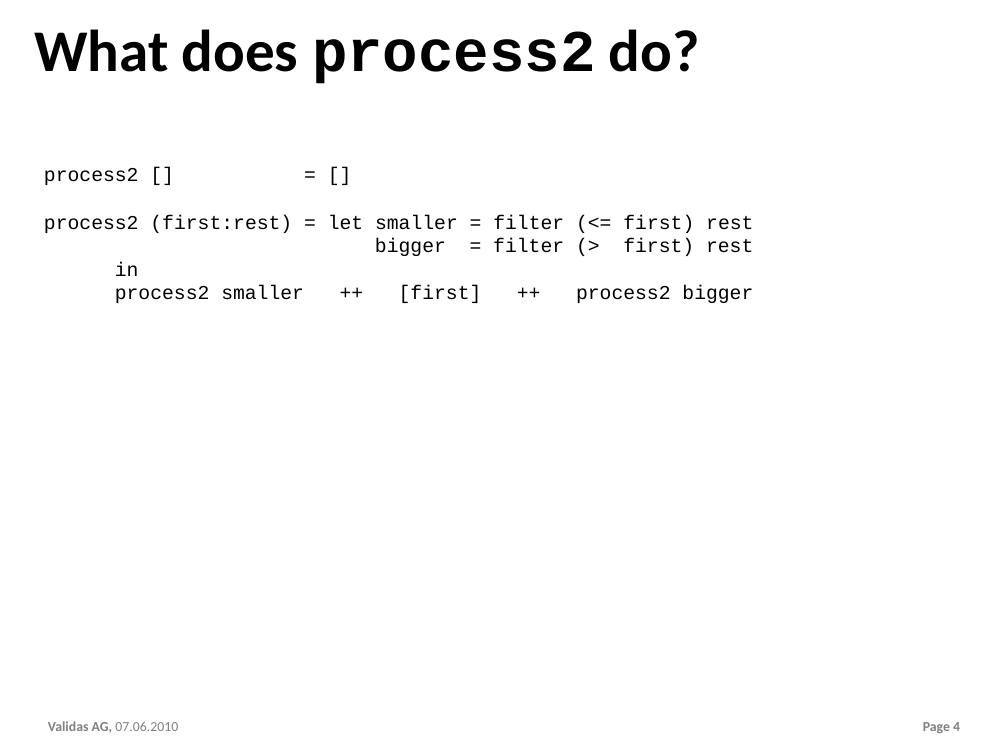
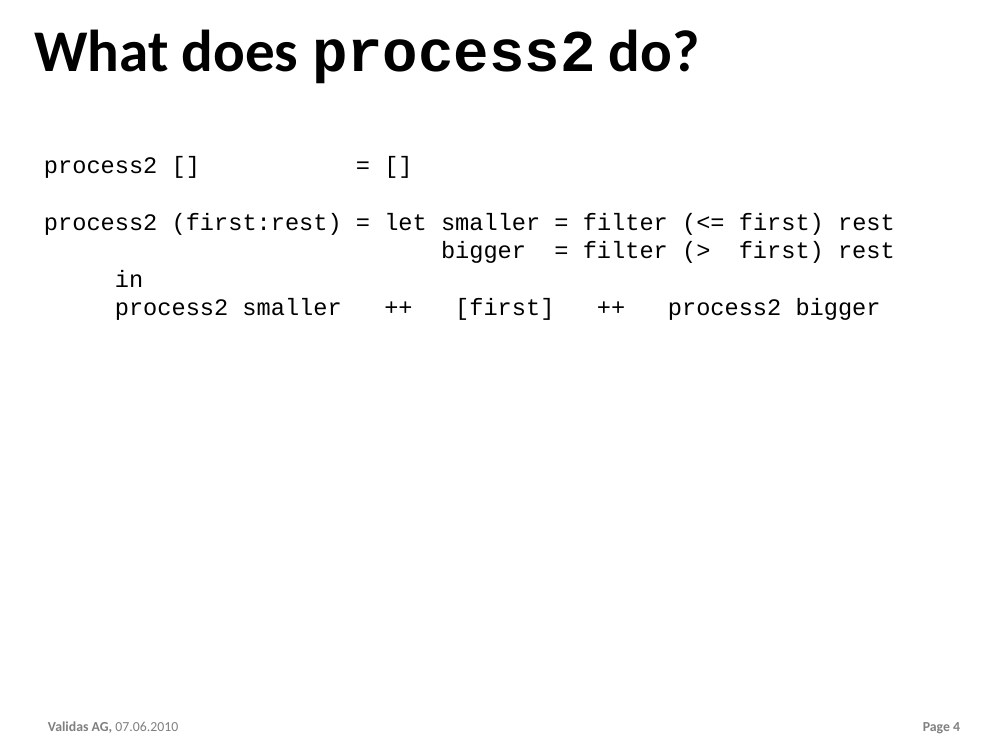
Before and after one commit to theoremprover/chess, a slide deck: slide 4 of ppt/Chess200.pptx. Drawn at 1008x756 pixels with LibreOffice and Linux fonts; fonts in the diff are those of the drawing; background and template pictures are left out. Boxes give left, top, right and bottom in pixels: in the first picture for what was removed or moved away, otherwise in the second. Text is boxed around its words. In the diff, an @@ line names an element or a change of style, - is before the commit and + after.

```diff
--- a/ppt/Chess200.pptx
+++ b/ppt/Chess200.pptx
@@ text "process2 [] = []": place and size @@
-text "process2 [] = []" at <box>44,168,753,303</box>
+text "process2 [] = []" at <box>44,157,895,320</box>
@@ text "process2 [] = []" at <box>44,157,895,320</box>: size 20 to 24 pt @@
```
Also in this commit, not shown: 5 other slides changed.
